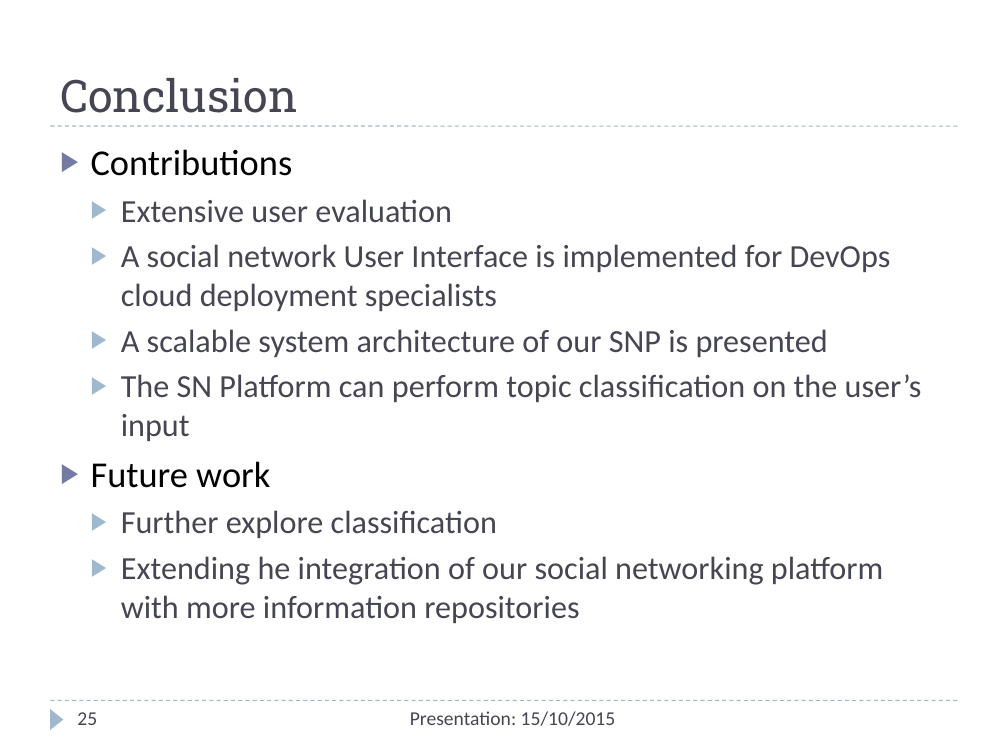
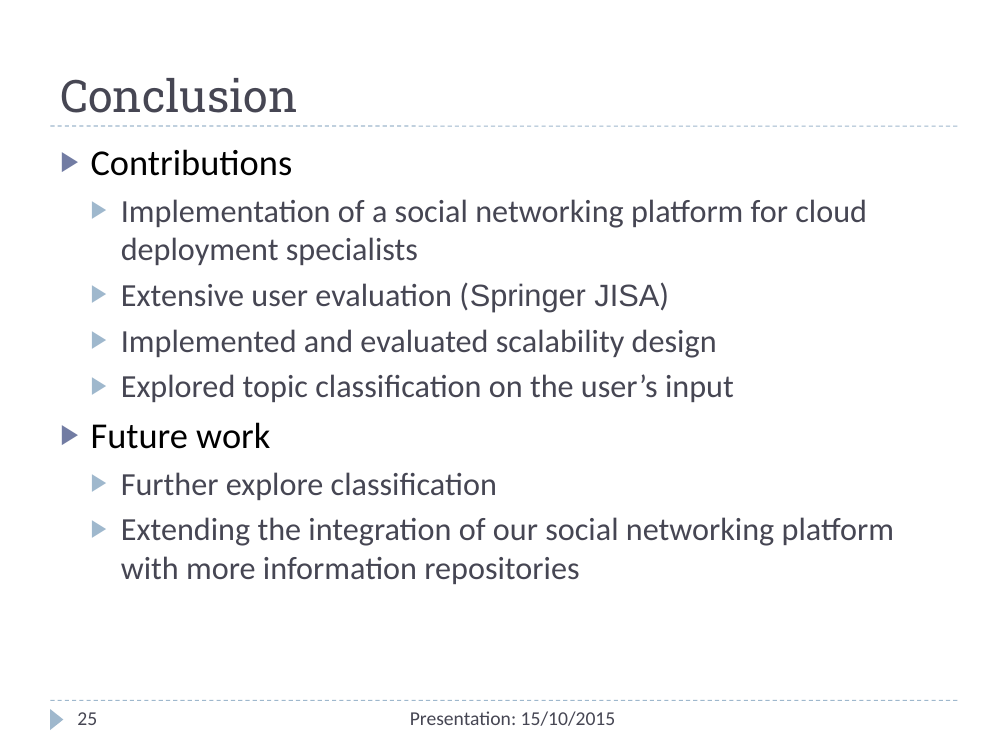
Before and after one commit to Christos-Papoulas/master_thesis, a slide deck: slide 25 of presentation/presentation.pptx. Drawn at 1008x756 pixels with LibreOffice and Linux fonts; fonts in the diff are those of the drawing. Boxes give left, top, right and bottom in pixels: in the first picture for what was removed or moved away, otherwise in the second. Text is boxed around its words. In the diff, an @@ line names an element or a change of style, - is before the commit and + after.

```diff
--- a/presentation/presentation.pptx
+++ b/presentation/presentation.pptx
@@ text at (121,199,867,402): text changed @@
-  ▶ Extensive user evaluation
-  ▶ A social network User Interface is implemented for DevOps cloud deployment specialists
-  ▶ A scalable system architecture of our SNP is presented
-  ▶ The SN Platform can perform topic classification on the user’s input
+  ▶ Implementation of a social networking platform for cloud deployment specialists
+  ▶ Extensive user evaluation (Springer JISA)
+  ▶ Implemented and evaluated scalability design
+  ▶ Explored topic classification on the user’s input
@@ text at (121,517,894,584): text changed @@
-  ▶ Extending he integration of our social networking platform with more information repositories
+  ▶ Extending the integration of our social networking platform with more information repositories
```
Also in this commit, not shown: 3 other slides changed, 2 other files.
